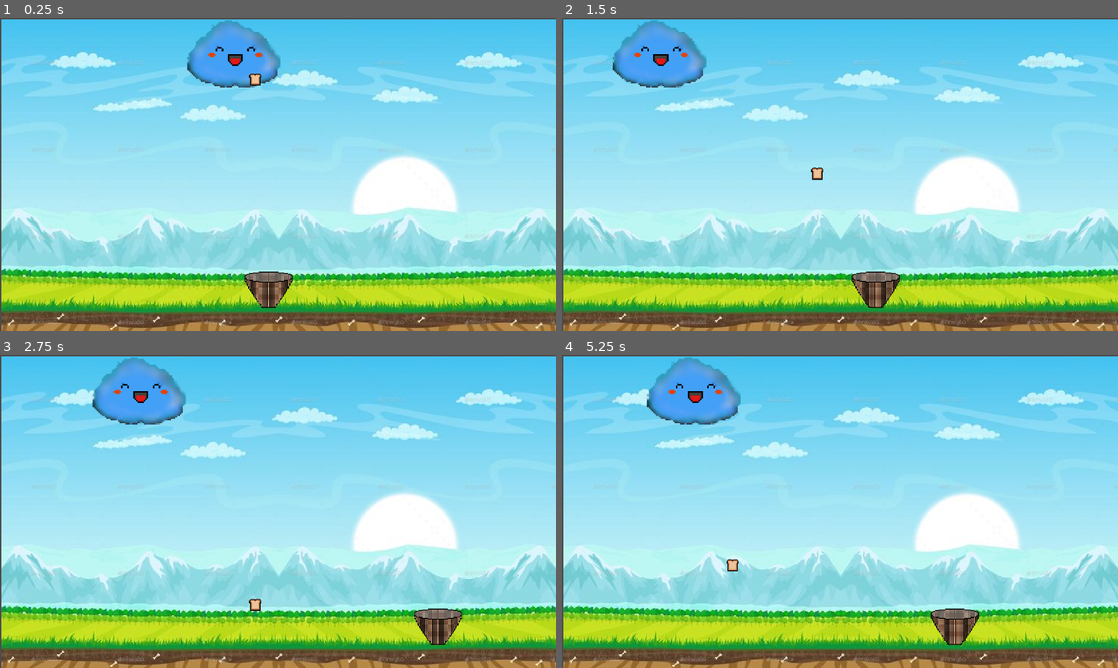
Above: before the commit, frames 1-4 (two rows, left to right).
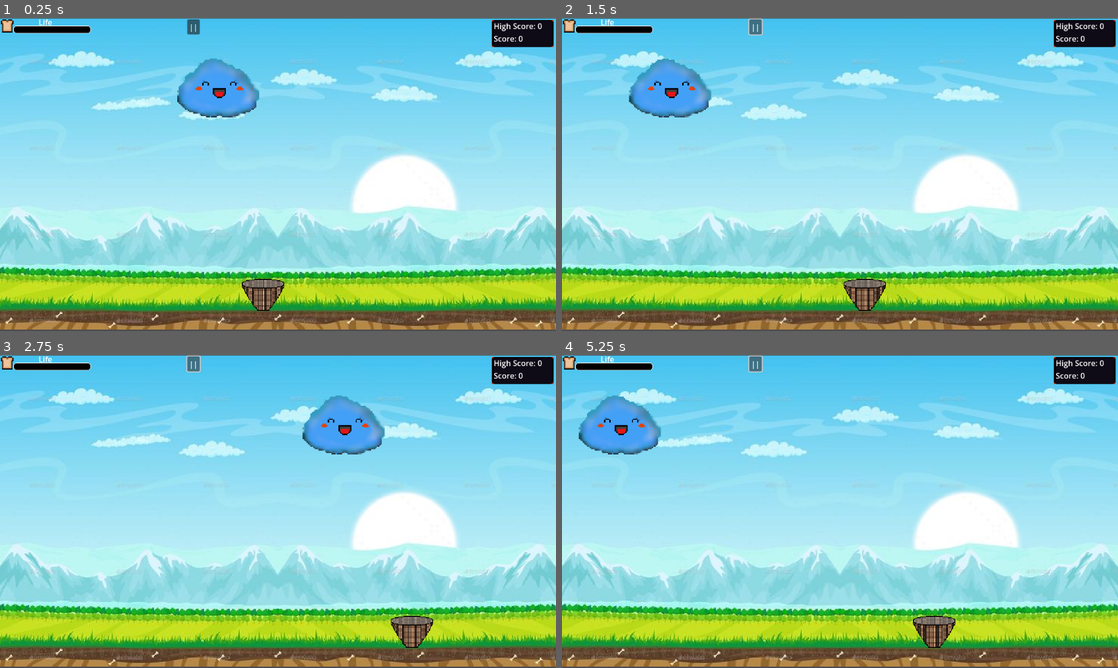
Above: after the commit, the same moments.

Repository: maltech0005-tech/Bread-Busket
Game: Godot game, scene res://scenes/game.tscn
Two runs of this game, one before a commit and one after it. Both use one fixed random seed, a clock stepped at 60 frames per second and the inputs below.
Inputs (mouse positions are in pixels of both pictures, inside the frame that each line leads up to):
- Up to frame 1 (0.25 s): no input
- Up to frame 2 (1.5 s): click (756, 27) at 0.5 s, where only the run after the commit has a clickable "||"; tap Enter at 1.25 s; hold Right (right) from 1.28 s (still down); tap Alt at 1.35 s
- Up to frame 3 (2.75 s): release Right (right) at 2.03 s; hold Down from 2.03 s (still down); tap Shift at 2.1 s
- Up to frame 4 (5.25 s): release Down at 2.78 s; hold Right (right) 2.78-3.53 s; tap Alt at 2.85, 4.35 s; hold Up 3.53-4.28 s; tap Shift at 3.6, 5.1 s; hold Left (left) from 4.28 s (still down)

The runs differ from the first frame. In frame 1, 17% of the frame differs, in the area x 0-100%, y 0-100%; in frame 2, 16%; in frame 3, 18%; in frame 4, 18%.

Commit message:
added game statistics on the the game scene for basket life and scores

Diff:
--- a/scenes/bread.tscn
+++ b/scenes/bread.tscn
@@ -1,15 +1,45 @@
-[gd_scene load_steps=4 format=3 uid="uid://cleun01lmmbk4"]
+[gd_scene load_steps=8 format=3 uid="uid://cleun01lmmbk4"]
 
 [ext_resource type="Script" uid="uid://dro5onhqalb0x" path="res://script/bread.gd" id="1_16yqp"]
 [ext_resource type="Texture2D" uid="uid://f4cy2l1abf1x" path="res://assets/bread.png" id="1_svkq2"]
+[ext_resource type="Texture2D" uid="uid://bpk3eyt32x8gl" path="res://assets/hail.png" id="3_ihbfu"]
+
+[sub_resource type="AtlasTexture" id="AtlasTexture_eqjjp"]
+atlas = ExtResource("1_svkq2")
+region = Rect2(0, 0, 16, 16)
+
+[sub_resource type="AtlasTexture" id="AtlasTexture_bp5ul"]
+atlas = ExtResource("3_ihbfu")
+region = Rect2(0, 0, 16, 16)
+
+[sub_resource type="SpriteFrames" id="SpriteFrames_i0r6r"]
+animations = [{
+"frames": [{
+"duration": 1.0,
+"texture": SubResource("AtlasTexture_eqjjp")
+}],
+"loop": true,
+"name": &"bread",
+"speed": 5.0
+}, {
+"frames": [{
+"duration": 1.0,
+"texture": SubResource("AtlasTexture_bp5ul")
+}],
+"loop": true,
+"name": &"hail",
+"speed": 5.0
+}]
 
 [sub_resource type="CircleShape2D" id="CircleShape2D_16yqp"]
 
 [node name="Bread" type="Area2D"]
 script = ExtResource("1_16yqp")
 
-[node name="Sprite2D" type="Sprite2D" parent="."]
-texture = ExtResource("1_svkq2")
+[node name="Sprite2D" type="AnimatedSprite2D" parent="."]
+sprite_frames = SubResource("SpriteFrames_i0r6r")
+animation = &"bread"
+autoplay = "bread"
 
 [node name="CollisionShape2D" type="CollisionShape2D" parent="."]
 position = Vector2(0, 1)
--- a/scenes/game.gd
+++ b/scenes/game.gd
@@ -7,7 +7,7 @@
 # Called when the node enters the scene tree for the first time.
 func _ready() -> void:
 	cloud=get_tree().get_first_node_in_group("cloud")
-	spawn_timer.start(3)
+	spawn_timer.start(randf_range(1, 3))
 
 # Called every frame. 'delta' is the elapsed time since the previous frame.
 func _process(_delta: float) -> void:
--- a/scenes/game.tscn
+++ b/scenes/game.tscn
@@ -7,6 +7,9 @@
 [ext_resource type="Texture2D" uid="uid://padcejxo8i70" path="res://assets/left_button.png" id="4_gee14"]
 [ext_resource type="Texture2D" uid="uid://dttb1btw7l5qc" path="res://assets/playbutton.png" id="5_0tnpc"]
 [ext_resource type="PackedScene" uid="uid://cleun01lmmbk4" path="res://scenes/bread.tscn" id="7_u5sy4"]
+[ext_resource type="Texture2D" uid="uid://cr6kig2f1uuna" path="res://assets/Bread_meter.png" id="8_0tnpc"]
+[ext_resource type="Texture2D" uid="uid://f4cy2l1abf1x" path="res://assets/bread.png" id="9_vtaks"]
+[ext_resource type="Texture2D" uid="uid://c7816hp1smcp1" path="res://assets/stats_board.png" id="10_vtaks"]
 
 [sub_resource type="WorldBoundaryShape2D" id="WorldBoundaryShape2D_jyhfs"]
 
@@ -47,18 +50,153 @@
 
 [sub_resource type="StyleBoxFlat" id="StyleBoxFlat_choun"]
 bg_color = Color(0.05490196, 0.29803923, 0.54509807, 1)
+
+[sub_resource type="AtlasTexture" id="AtlasTexture_kvpfn"]
+atlas = ExtResource("8_0tnpc")
+region = Rect2(0, 160, 160, 16)
+
+[sub_resource type="AtlasTexture" id="AtlasTexture_dinhu"]
+atlas = ExtResource("8_0tnpc")
+region = Rect2(0, 144, 160, 16)
+
+[sub_resource type="AtlasTexture" id="AtlasTexture_kvuet"]
+atlas = ExtResource("8_0tnpc")
+region = Rect2(0, 0, 160, 16)
+
+[sub_resource type="AtlasTexture" id="AtlasTexture_trtic"]
+atlas = ExtResource("8_0tnpc")
+region = Rect2(0, 128, 160, 16)
+
+[sub_resource type="AtlasTexture" id="AtlasTexture_ir15t"]
+atlas = ExtResource("8_0tnpc")
+region = Rect2(0, 112, 160, 16)
+
+[sub_resource type="AtlasTexture" id="AtlasTexture_ca42v"]
+atlas = ExtResource("8_0tnpc")
+region = Rect2(0, 96, 160, 16)
+
+[sub_resource type="AtlasTexture" id="AtlasTexture_rysoc"]
+atlas = ExtResource("8_0tnpc")
+region = Rect2(0, 80, 160, 16)
+
+[sub_resource type="AtlasTexture" id="AtlasTexture_ssvqc"]
+atlas = ExtResource("8_0tnpc")
+region = Rect2(0, 64, 160, 16)
+
+[sub_resource type="AtlasTexture" id="AtlasTexture_264po"]
+atlas = ExtResource("8_0tnpc")
+region = Rect2(0, 48, 160, 16)
+
+[sub_resource type="AtlasTexture" id="AtlasTexture_1kice"]
+atlas = ExtResource("8_0tnpc")
+region = Rect2(0, 32, 160, 16)
+
+[sub_resource type="AtlasTexture" id="AtlasTexture_5newe"]
+atlas = ExtResource("8_0tnpc")
+region = Rect2(0, 16, 160, 16)
+
+[sub_resource type="SpriteFrames" id="SpriteFrames_37s47"]
+animations = [{
+"frames": [{
+"duration": 1.0,
+"texture": SubResource("AtlasTexture_kvpfn")
+}],
+"loop": true,
+"name": &"0",
+"speed": 5.0
+}, {
+"frames": [{
+"duration": 1.0,
+"texture": SubResource("AtlasTexture_dinhu")
+}],
+"loop": true,
+"name": &"1",
+"speed": 5.0
+}, {
+"frames": [{
+"duration": 1.0,
+"texture": SubResource("AtlasTexture_kvuet")
+}],
+"loop": true,
+"name": &"10",
+"speed": 5.0
+}, {
+"frames": [{
+"duration": 1.0,
+"texture": SubResource("AtlasTexture_trtic")
+}],
+"loop": true,
+"name": &"2",
+"speed": 5.0
+}, {
+"frames": [{
+"duration": 1.0,
+"texture": SubResource("AtlasTexture_ir15t")
+}],
+"loop": true,
+"name": &"3",
+"speed": 5.0
+}, {
+"frames": [{
+"duration": 1.0,
+"texture": SubResource("AtlasTexture_ca42v")
+}],
+"loop": true,
+"name": &"4",
+"speed": 5.0
+}, {
+"frames": [{
+"duration": 1.0,
+"texture": SubResource("AtlasTexture_rysoc")
+}],
+"loop": true,
+"name": &"5",
+"speed": 5.0
+}, {
+"frames": [{
+"duration": 1.0,
+"texture": SubResource("AtlasTexture_ssvqc")
+}],
+"loop": true,
+"name": &"6",
+"speed": 5.0
+}, {
+"frames": [{
+"duration": 1.0,
+"texture": SubResource("AtlasTexture_264po")
+}],
+"loop": true,
+"name": &"7",
+"speed": 5.0
+}, {
+"frames": [{
+"duration": 1.0,
+"texture": SubResource("AtlasTexture_1kice")
+}],
+"loop": true,
+"name": &"8",
+"speed": 5.0
+}, {
+"frames": [{
+"duration": 1.0,
+"texture": SubResource("AtlasTexture_5newe")
+}],
+"loop": true,
+"name": &"9",
+"speed": 5.0
+}]
 
 [node name="game" type="Node2D"]
 script = ExtResource("1_p57ef")
 bread = ExtResource("7_u5sy4")
 
 [node name="bg" type="Sprite2D" parent="."]
-position = Vector2(369.5, 208)
-scale = Vector2(1.0013587, 1)
+position = Vector2(418, 232.00002)
+scale = Vector2(1.1440216, 1.1352657)
 texture = ExtResource("1_iywne")
 
 [node name="basket" parent="." instance=ExtResource("2_p57ef")]
-position = Vector2(356, 360)
+position = Vector2(396, 415)
 
 [node name="Area2D" type="Area2D" parent="."]
 position = Vector2(369, 208)
@@ -69,16 +207,18 @@
 disabled = true
 
 [node name="Camera2D" type="Camera2D" parent="."]
-position = Vector2(356, 360)
-zoom = Vector2(1.56, 1.56)
-limit_left = 0
+position = Vector2(361, 235)
+zoom = Vector2(1.37, 1.37)
+limit_left = -2
 limit_top = 0
-limit_right = 737
-limit_bottom = 414
+limit_right = 839
+limit_bottom = 466
 limit_smoothed = true
 
 [node name="cloud" parent="." instance=ExtResource("3_u5sy4")]
-position = Vector2(349, 55)
+position = Vector2(402, 110)
+
+[node name="spawn_timer" type="Timer" parent="."]
 
 [node name="CanvasLayer" type="CanvasLayer" parent="."]
 
@@ -107,11 +247,43 @@
 icon = ExtResource("5_0tnpc")
 icon_alignment = 2
 
-[node name="Bread" parent="." instance=ExtResource("7_u5sy4")]
-position = Vector2(338.30444, 55.761345)
-
-[node name="spawn_timer" type="Timer" parent="."]
-
+[node name="AnimatedSprite2D" type="AnimatedSprite2D" parent="CanvasLayer"]
+position = Vector2(107.700745, 23.941353)
+sprite_frames = SubResource("SpriteFrames_37s47")
+animation = &"0"
+
+[node name="Sprite2D" type="Sprite2D" parent="CanvasLayer"]
+position = Vector2(15.000003, 16.5)
+scale = Vector2(1.625, 1.6875)
+texture = ExtResource("9_vtaks")
+
+[node name="Label" type="Label" parent="CanvasLayer"]
+offset_left = 80.0
+offset_top = -3.0
+offset_right = 109.0
+offset_bottom = 20.0
+text = "Life"
+
+[node name="Sprite2D2" type="Sprite2D" parent="CanvasLayer"]
+position = Vector2(1083, 32.2171)
+scale = Vector2(1, 0.58785623)
+texture = ExtResource("10_vtaks")
+
+[node name="stats_label" type="Label" parent="CanvasLayer"]
+offset_left = 1022.58575
+offset_top = 5.4341965
+offset_right = 1138.5857
+offset_bottom = 54.434196
+text = "High Score: 0
+Score: 0"
+
+[node name="Pause" type="Button" parent="CanvasLayer"]
+offset_left = 388.16382
+offset_top = 3.1293945
+offset_right = 414.16382
+offset_bottom = 34.129395
+text = "||"
+
+[connection signal="timeout" from="spawn_timer" to="." method="_on_spawn_timer_timeout"]
 [connection signal="pressed" from="CanvasLayer/left" to="." method="_on_left_pressed"]
 [connection signal="pressed" from="CanvasLayer/right" to="." method="_on_right_pressed"]
-[connection signal="timeout" from="spawn_timer" to="." method="_on_spawn_timer_timeout"]
--- a/script/bread.gd
+++ b/script/bread.gd
@@ -1,7 +1,6 @@
 extends Node2D
-@onready var animated_sprite_2d: Sprite2D = $Sprite2D
 
-var Speed = 100
+var Speed = 200
 
 func _ready() -> void:
 	add_to_group("bread")
--- a/script/cloud.gd
+++ b/script/cloud.gd
@@ -20,14 +20,14 @@
 func _physics_process(_delta: float) -> void:
 	if position.x<70:
 		direction=1
-	if position.x>638:
+	if position.x>708:
 		direction=-1
 	velocity.x=direction*speed
 	move_and_slide()
 
 func rand_move():
 	direction=[-1, 1].pick_random()
-	speed = randf_range(100, 150)
+	speed = randf_range(150, 300)
 	random_timer.start(randf_range(2.0,4.0))
 
 func _on_random_timer_timeout() -> void:
Not shown: 1 places in scenes/game.tscn that only renumber resources
